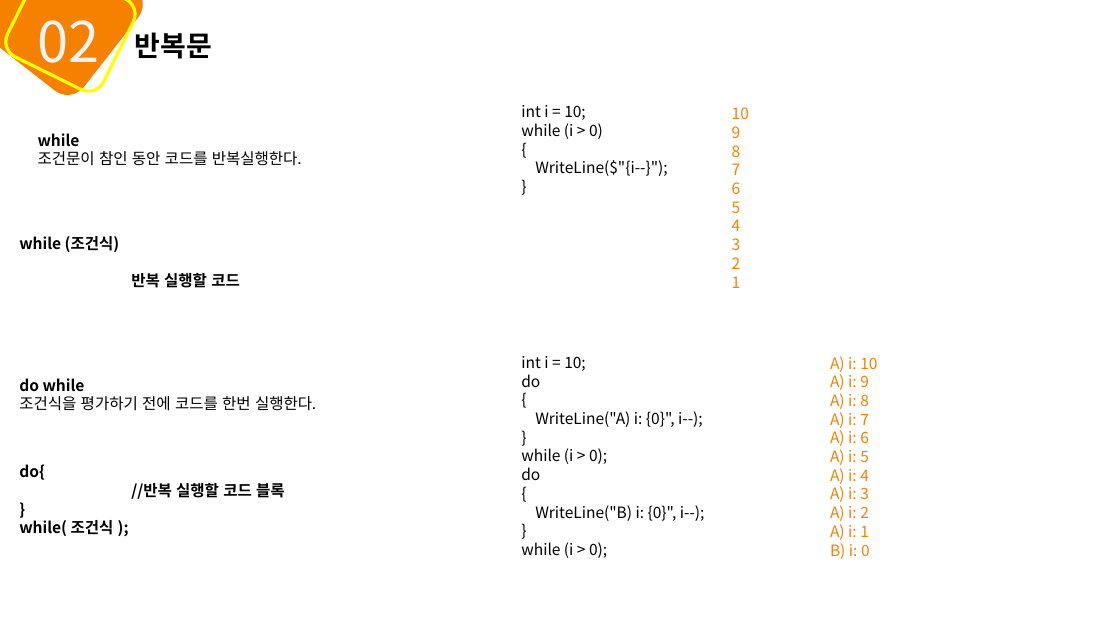
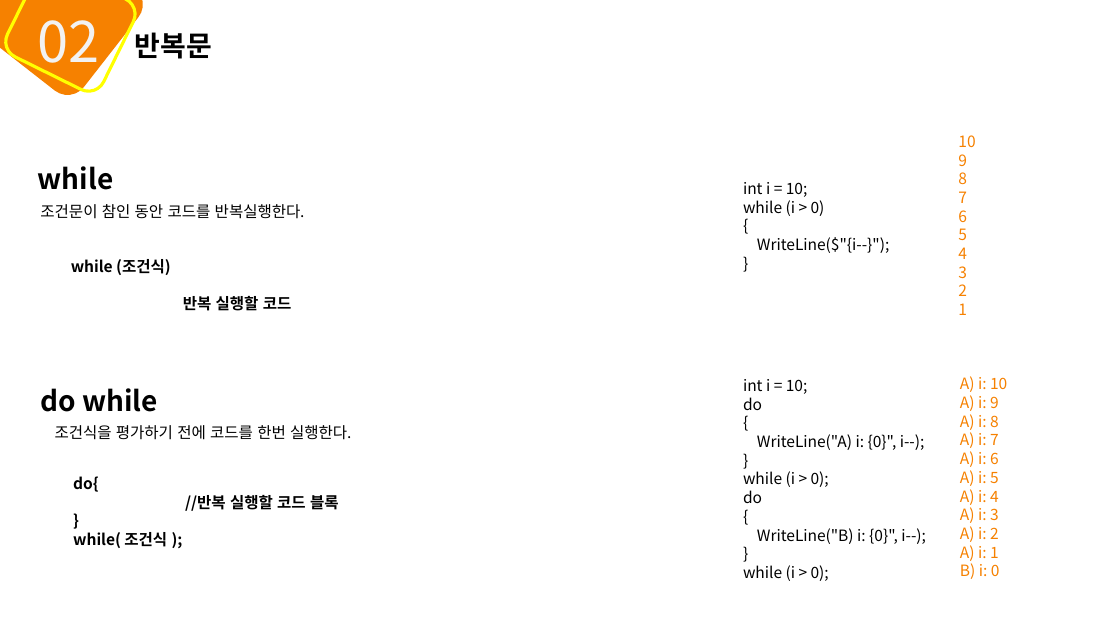
Before and after one commit to mins1119/C-, a slide deck: slide 18 of 2주차.pptx. Drawn at 1120x630 pixels with LibreOffice and Linux fonts; fonts in the diff are those of the drawing. Boxes give left, top, right and bottom in pixels: in the first picture for what was removed or moved away, otherwise in the second. Text is boxed around its words. In the diff, an @@ line names an element or a change of style, - is before the commit and + after.

```diff
--- a/2주차.pptx
+++ b/2주차.pptx
@@ text at [38,133,80,147]: paragraph removed @@
-while
@@ text "10": place and size @@
-text "10" at [732,107,749,288]
+text "10" at [958,135,975,315]
@@ text added at [38,166,114,190], 18 pt, text #000000, bold @@
+while
@@ text "int i = 10;": place and size @@
-text "int i = 10;" at [521,105,667,176]
+text "int i = 10;" at [743,182,889,253]
@@ text "조건문이 참인 동안 코드를 반복실행한다.": place and size @@
-text "조건문이 참인 동안 코드를 반복실행한다." at [38,133,302,166]
+text "조건문이 참인 동안 코드를 반복실행한다." at [40,204,305,219]
@@ text "while (조건식)": place and size @@
-text "while (조건식)" at [19,236,240,288]
+text "while (조건식)" at [71,259,292,311]
@@ text at [19,378,85,392]: paragraph removed @@
-do while
@@ text added at [40,388,158,412], 18 pt, text #000000, bold @@
+do while
@@ text "int i = 10;": place and size @@
-text "int i = 10;" at [521,356,705,558]
+text "int i = 10;" at [743,379,926,581]
@@ text "A) i: 10": place and size @@
-text "A) i: 10" at [830,356,877,559]
+text "A) i: 10" at [960,376,1007,579]
@@ text "조건식을 평가하기 전에 코드를 한번 ...": place and size @@
-text "조건식을 평가하기 전에 코드를 한번 ..." at [19,378,316,411]
+text "조건식을 평가하기 전에 코드를 한번 ..." at [55,425,351,440]
@@ text "do{": place and size @@
-text "do{" at [19,464,285,499]
+text "do{" at [73,476,339,511]
```
Also in this commit, not shown: 47 other slides changed.
